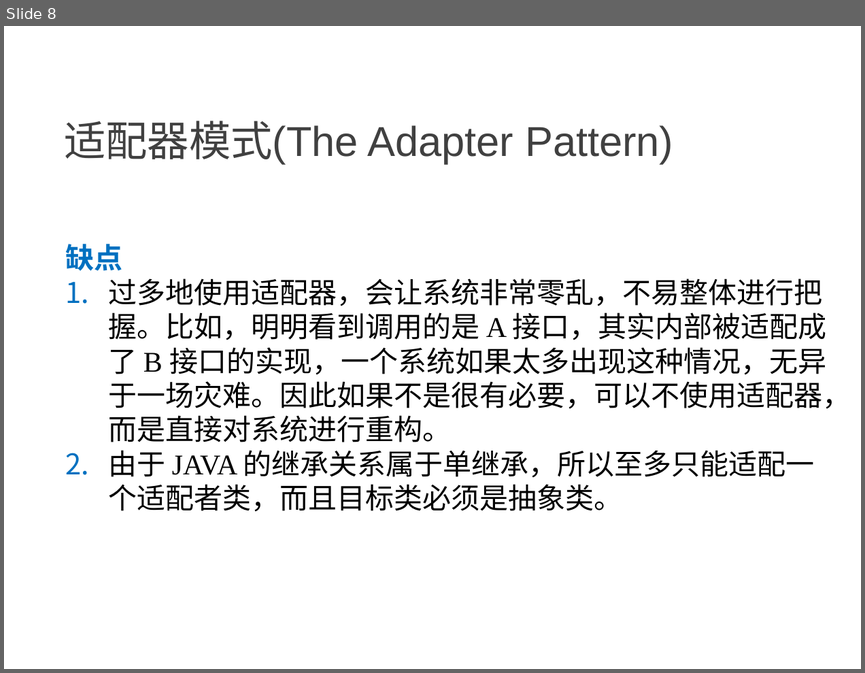
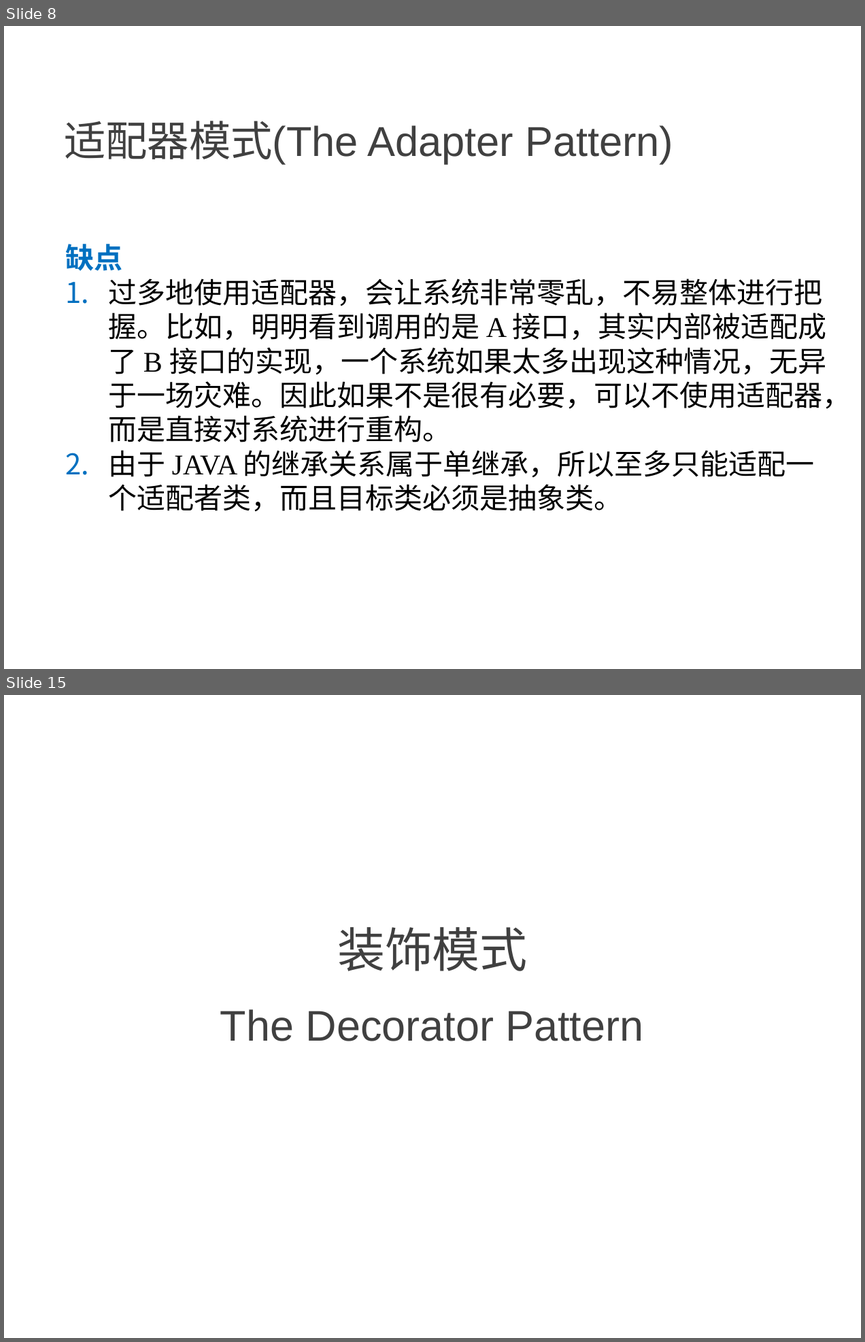
Before and after one commit to NewGr8Player/My-PPT, a slide deck: Design pattern/3.设计模式-结构型模式.pptx. Shown one above the other, each under a label of ours: slide 8 before the commit, slides 8 and 15 after it; the slides between them are not shown. The pictures are 865x673 and 865x1342 pixels, drawn with LibreOffice and Linux fonts; fonts in the diff are those of the drawing. Boxes give left, top, right and bottom in pixels: in the first picture for what was removed or moved away, otherwise in the second. Text is boxed around its words. In the diff, an @@ line names an element or a change of style, - is before the commit and + after.

Commit message:
Add     - 组合模式 The Composite Pattern     - 装饰模式 The Decorator Pattern     - 外观模式 The Facade Pattern

```diff
--- a/Design pattern/3.设计模式-结构型模式.pptx
+++ b/Design pattern/3.设计模式-结构型模式.pptx
@@ slide 15 added at (x1=4, y1=695, x2=861, y2=1338), background #FFFFFF @@
@@ text added at (x1=337, y1=927, x2=528, y2=971), 40 pt, text #404040 @@
+装饰模式
@@ title added at (x1=220, y1=1009, x2=644, y2=1041), 36 pt, text #404040 @@
+The Decorator Pattern
```
Also in this commit, not shown: 2 slides changed, 10 other slides added.
